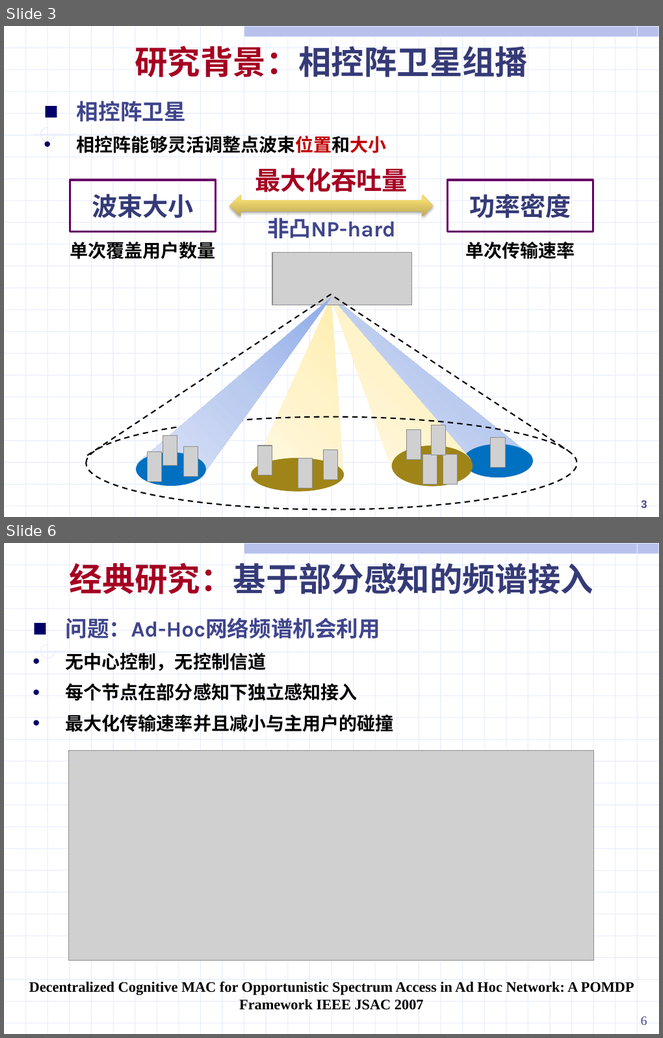
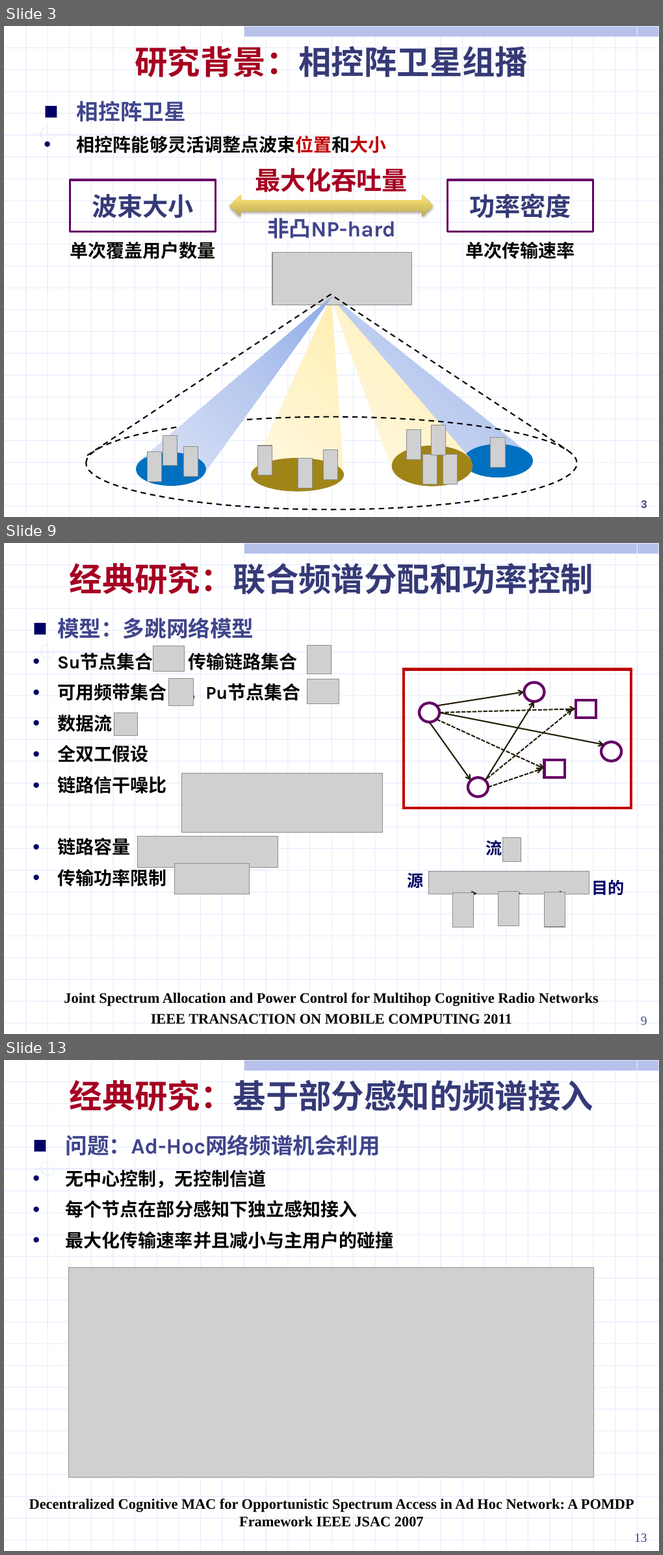
Before and after one commit to ssheroes/hello-world, a slide deck: 战术网频谱共享调研 (2).pptx. Shown one above the other, each under a label of ours: slides 3 and 6 before the commit, slides 3, 9 and 13 after it; the slides between them are not shown. The pictures are 663x1038 and 663x1555 pixels, drawn with LibreOffice and Linux fonts; fonts in the diff are those of the drawing; grey boxes stand for pictures. Boxes give left, top, right and bottom in pixels: in the first picture for what was removed or moved away, otherwise in the second. Text is boxed around its words. In the diff, an @@ line names an element or a change of style, - is before the commit and + after.

```diff
--- a/战术网频谱共享调研 (2).pptx
+++ b/战术网频谱共享调研 (2).pptx
@@ slide 9 added at [4,543,659,1034], background #FFFFFF; not listed: 56 template elements that a slide beside it also shows @@
@@ text added at [70,563,594,594], 36 pt, text #353A77, bold @@
+经典研究：联合频谱分配和功率控制
@@ text added at [57,618,300,887], 20 pt, text #000000, bold @@
+■ 模型：多跳网络模型
+• Su节点集合 ，传输链路集合
+• 可用频带集合 ，Pu节点集合
+• 数据流
+• 全双工假设
+• 链路信干噪比
+• 链路容量
+• 传输功率限制
@@ picture added at [154,646,184,672] @@
@@ picture added at [307,645,332,674] @@
@@ picture added at [168,679,193,705] @@
@@ group added at [404,670,631,808]: 8 arrows, 4 ellipses, 3 rectangles @@
@@ picture added at [307,679,339,704] @@
@@ picture added at [114,713,137,735] @@
@@ picture added at [182,774,383,833] @@
@@ picture added at [138,836,278,867] @@
@@ text added at [486,840,503,856], 18 pt, text #000066, bold @@
+流
@@ picture added at [503,838,521,862] @@
@@ picture added at [175,864,250,894] @@
@@ text added at [408,873,424,888], 18 pt, text #000066, bold @@
+源
@@ picture added at [429,871,589,894] @@
@@ picture added at [452,893,474,928] @@
@@ arrow added from (456, 893) to (477, 893), #251F07 1.5 pt @@
@@ picture added at [498,891,519,927] @@
@@ arrow added from (500, 893) to (521, 893), #251F07 1.5 pt @@
@@ arrow added from (545, 893) to (566, 893), #251F07 1.5 pt @@
@@ picture added at [545,892,566,927] @@
@@ text added at [592,880,625,895], 18 pt, text #000066, bold @@
+目的
@@ text added at [64,993,599,1025], 16 pt, text #000000, bold @@
+Joint Spectrum Allocation and Power Control for Multihop Cognitive Radio Networks
+IEEE TRANSACTION ON MOBILE COMPUTING 2011
@@ page number added at [641,1017,648,1025], 14 pt, text #40458C @@
+9
@@ what was slide 6 is now slide 13 @@
@@ page number at [634,1534,648,1542]: text changed @@
-6
+13
```
Also in this commit, not shown: 2 slides changed, 6 other slides added.
